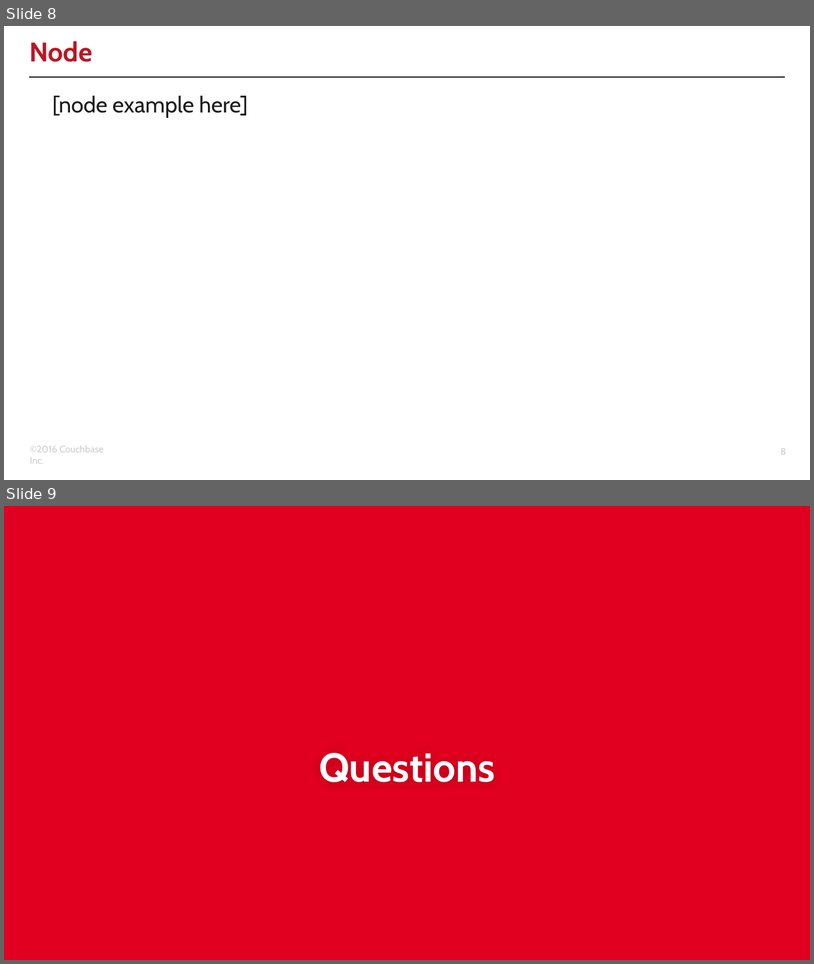
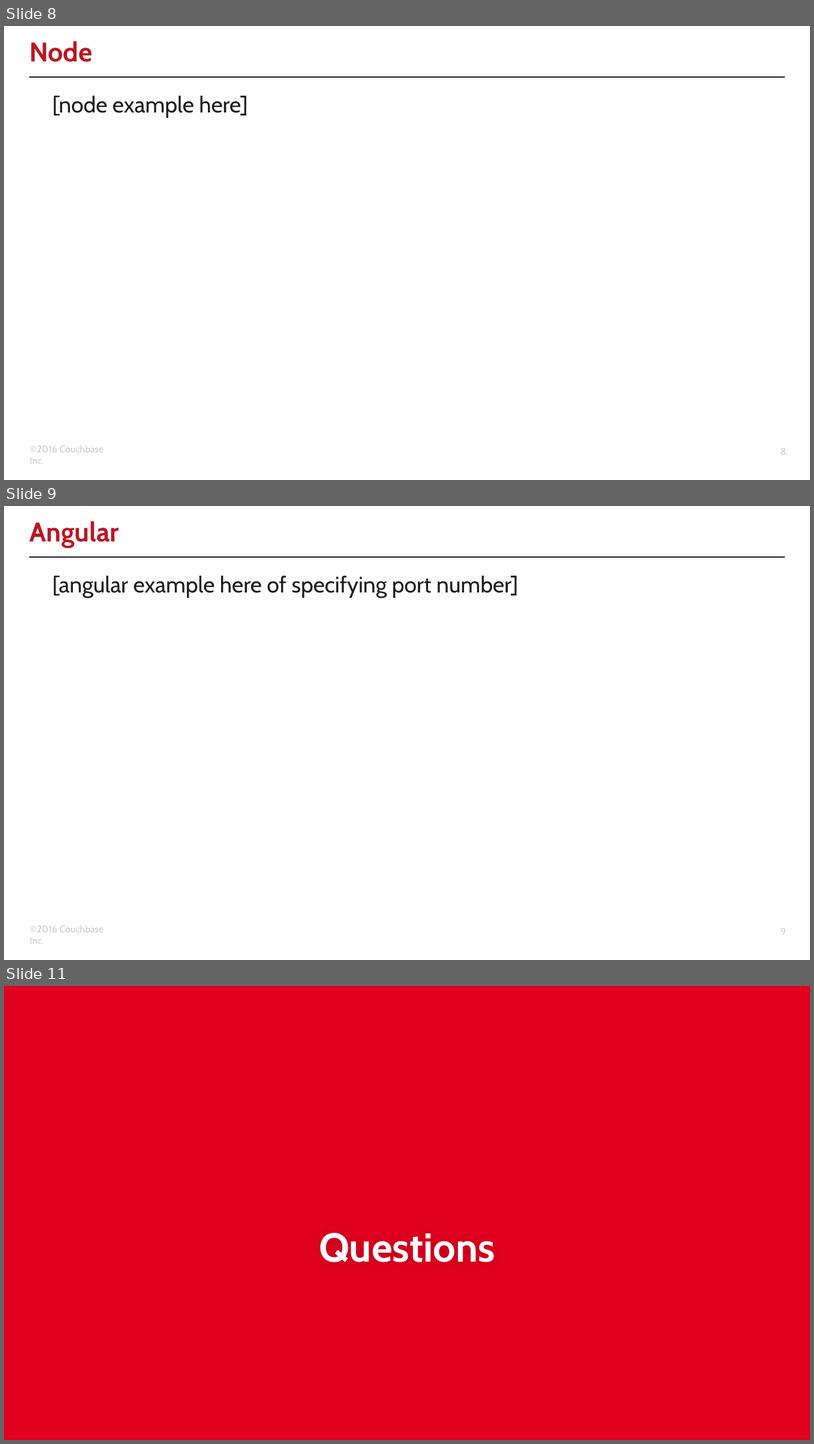
Before and after one commit to clint77/workshop, a slide deck: connect2016/developer/03/03.pptx. Shown one above the other, each under a label of ours: slides 8 and 9 before the commit, slides 8, 9 and 11 after it; the slides between them are not shown. The pictures are 814x964 and 814x1444 pixels, drawn with LibreOffice and Linux fonts; fonts in the diff are those of the drawing; background and template pictures are left out. Boxes give left, top, right and bottom in pixels: in the first picture for what was removed or moved away, otherwise in the second. Text is boxed around its words. In the diff, an @@ line names an element or a change of style, - is before the commit and + after.

```diff
--- a/connect2016/developer/03/03.pptx
+++ b/connect2016/developer/03/03.pptx
@@ slide 9 added at [4,506,810,960], background #FFFFFF; not listed: 3 template elements that a slide beside it also shows @@
@@ title added at [30,521,119,547], 24 pt, text #BE1523, bold @@
+Angular
@@ text added at [53,576,518,598], 20 pt, text #1E1C1C @@
+[angular example here of specifying port number]
@@ what was slide 9 is now slide 11 @@
```
Also in this commit, not shown: 1 other slide added, 4 other files.
